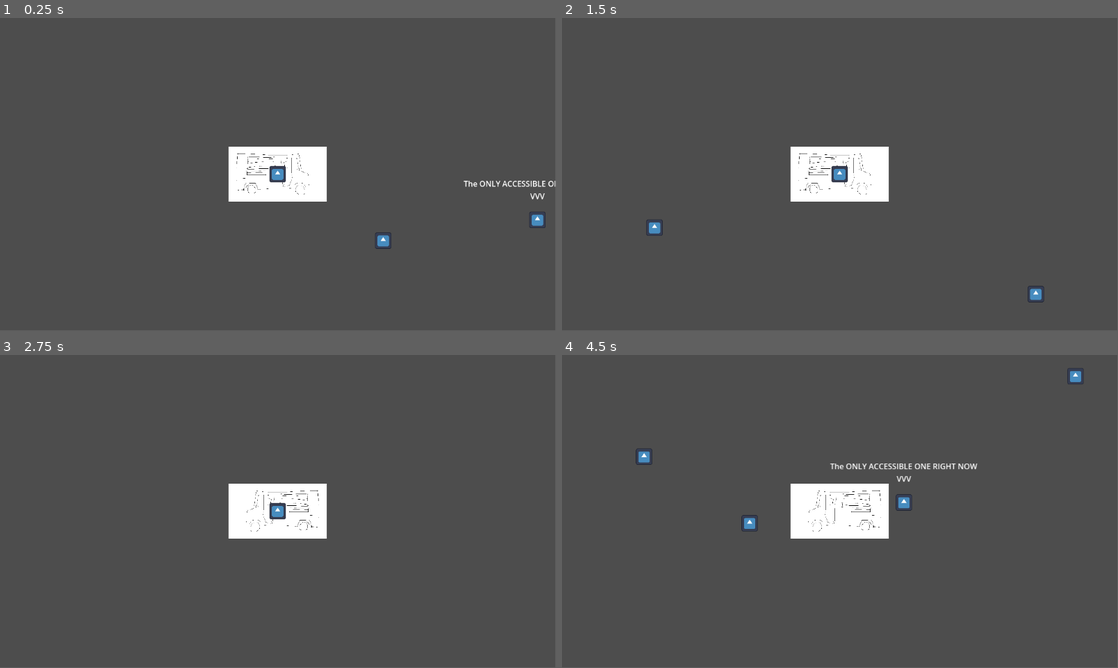
Above: before the commit, frames 1-4 (two rows, left to right).
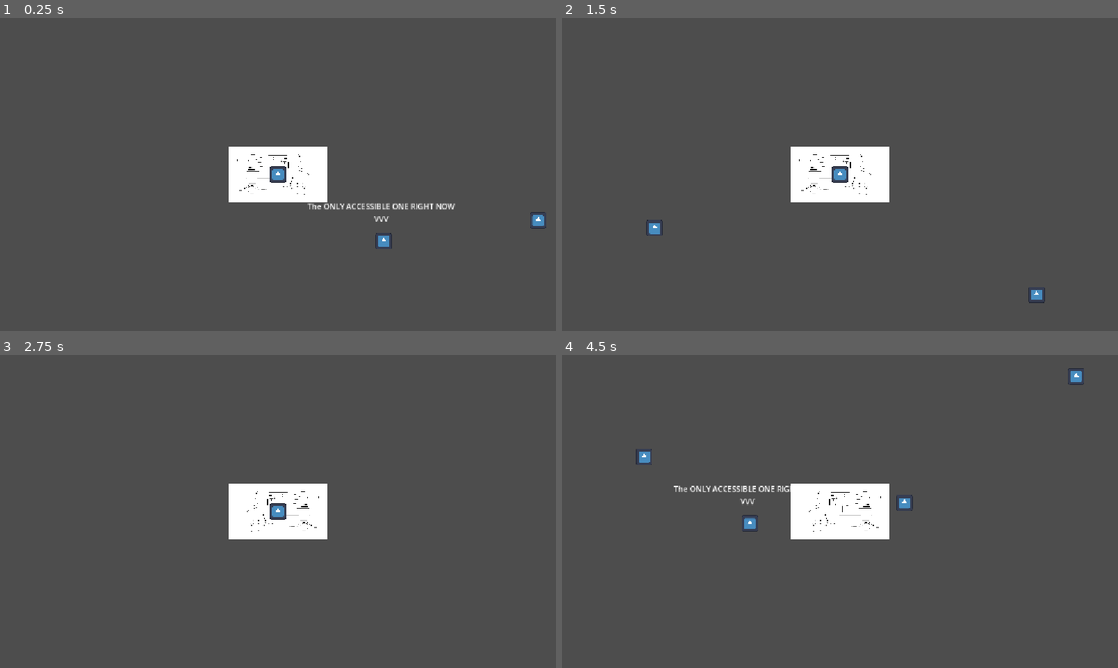
Above: after the commit, the same moments.

Repository: RaccoonLasagna/Food-to-GOW
Game: Godot game, scene res://scenes/map.tscn
Two runs of this game, one before a commit and one after it. Both use one fixed random seed, a clock stepped at 60 frames per second and the inputs below. The engine's default icon, where the game draws it, is replaced by a stand-in: a white triangle on a blue panel in a dark square.
Inputs:
- Up to frame 1 (0.25 s): no input
- Up to frame 2 (1.5 s): tap Enter at 0.5 s; hold D (right) 0.53-1.28 s; tap Space (interact) at 0.6, 1.35 s; hold S (down) from 1.28 s (still down)
- Up to frame 3 (2.75 s): tap Space (interact) at 2, 2.1 s; release S (down) at 2.03 s; hold D (right) from 2.03 s (still down)
- Up to frame 4 (4.5 s): tap Enter at 2.75 s; release D (right) at 2.78 s; hold W (up) 2.78-3.53 s; tap Space (interact) at 2.85, 3.5, 3.6, 4.35 s; hold A (left) from 3.53 s (still down)
The window is 799x449 before the commit and 800x450 after it. Grey fills any space a smaller window leaves; there, only what the larger window draws over its background counts as a difference.

The runs differ from the first frame. In frame 1, 1.0% of the frame differs, in the area x 41-100%, y 41-74%; in frame 2, 0.4%; in frame 3, 0.3%; in frame 4, 1.0%, in the area x 13-94%, y 4-59%.

Commit message:
project setting update
change stretch mode to canvas items

Diff:
--- a/project.godot
+++ b/project.godot
@@ -14,6 +14,10 @@
 run/main_scene="uid://cm0t6i18a2men"
 config/features=PackedStringArray("4.5", "Forward Plus")
 config/icon="res://icon.svg"
+
+[display]
+
+window/stretch/mode="canvas_items"
 
 [input]
 
--- a/scenes/map.tscn
+++ b/scenes/map.tscn
@@ -76,10 +76,10 @@
 1: player"
 
 [node name="Label" type="Label" parent="."]
-offset_left = 386.0
-offset_top = 8.0
-offset_right = 692.0
-offset_bottom = 57.0
+offset_left = 61.0
+offset_top = 54.0
+offset_right = 367.0
+offset_bottom = 103.0
 text = "The ONLY ACCESSIBLE ONE RIGHT NOW
 VVV"
 horizontal_alignment = 1
